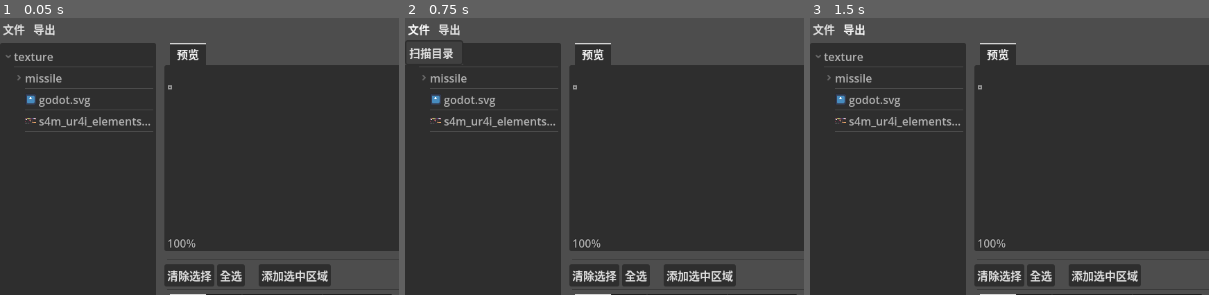
Above: before the commit, frames 1-3 (left to right).
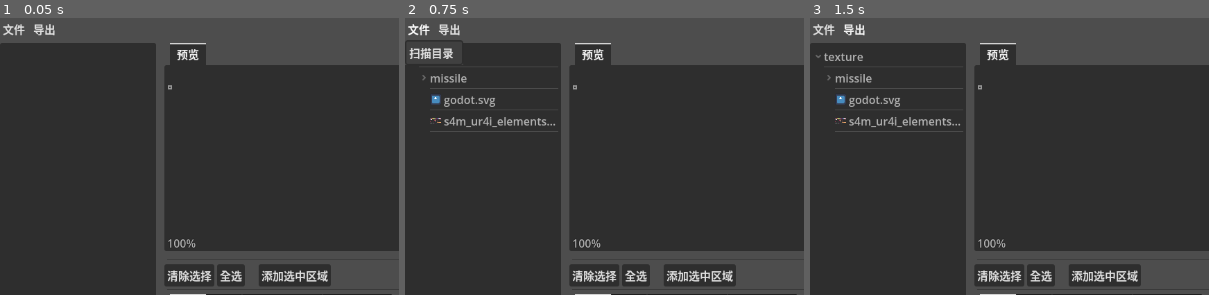
Above: after the commit, the same moments.

Repository: LaoDie1/godot-sprite-sheet
Game: Godot game, scene res://src/main/scene/generate_sprite_sheet.tscn
The game is run twice, just before and just after one commit, with the same random seed, the same clock (stepped at 60 frames per second) and the same inputs.
Inputs:
- Up to frame 1 (0.05 s): no input
- Up to frame 2 (0.75 s): click "文件" at 0.5 s
- Up to frame 3 (1.5 s): click "导出" at 1.25 s
The pictures show only the part of the screen within x 0-50%, y 0-50%; the shares and areas given below are measured in that part.

The runs differ from the first frame. In frame 1, 1.3% of the frame differs, in the area x 1-39%, y 12-42%; in frame 2, nothing differs; in frame 3, nothing differs.

Commit message:
增加配置缓存相关代码 修复加载外部其他路径的图片时的错误 修复以流式合并图片时最大宽度禁用BUG 其他一些更新

Diff:
--- a/src/main/scene/component/file_tree/file_tree.gd
+++ b/src/main/scene/component/file_tree/file_tree.gd
@@ -19,6 +19,11 @@
 signal dragged(data_list: Array[Dictionary])
 
 
+enum ConfKey {
+	SCAN_DIR_KEY
+}
+
+
 enum PathType {
 	DIRECTORY,
 	FILE,
@@ -35,6 +40,10 @@
 #============================================================
 #  SetGet
 #============================================================
+func _get_config_data() -> Dictionary:
+	var cache_data = GenerateSpriteSheetUtil.get_cache_data()
+	return GenerateSpriteSheetUtil.get_dict_or_add(cache_data, "file_tree")
+
 ## 获取所有选中的 item
 func get_selected_items() -> Array[TreeItem]:
 	var all_items : Array[TreeItem] = []
@@ -43,6 +52,16 @@
 		all_items.append(selected_item)
 		selected_item = tree.get_next_selected(selected_item)
 	return all_items
+
+
+#============================================================
+#  内置
+#============================================================
+func _ready():
+	var dir = _get_config_data().get(ConfKey.SCAN_DIR_KEY, "")
+	if dir and DirAccess.dir_exists_absolute(dir):
+		update_tree(dir, GenerateSpriteSheetUtil.get_texture_filter())
+
 
 
 #============================================================
@@ -80,6 +99,8 @@
 
 ## 更新整个文件目录
 func update_tree(directory: String, filter: Callable = Callable()):
+	_get_config_data()[ConfKey.SCAN_DIR_KEY] = directory
+
 	_last_filter = filter
 	directory = directory.trim_suffix("/")
 
@@ -100,13 +121,13 @@
 		var data : Dictionary = item.get_metadata(0) as Dictionary
 		var path_type : int = data.path_type
 		var path : String = data.path
-		match data.path_type:
-			PathType.FILE:
-				if FileAccess.file_exists(path):
-					pass
-			PathType.DIRECTORY:
-				if DirAccess.dir_exists_absolute(path):
-					pass
+#		match data.path_type:
+#			PathType.FILE:
+#				if FileAccess.file_exists(path):
+#					pass
+#			PathType.DIRECTORY:
+#				if DirAccess.dir_exists_absolute(path):
+#					pass
 
 		self.selected.emit(path_type, path)
 
@@ -131,7 +152,7 @@
 	for selected_item in all_items:
 		data_list.append(selected_item.get_metadata(0))
 
-	data_ref['type'] = "drag_file"
+	data_ref['type'] = GenerateSpriteSheetUtil.DragType.FileTree
 	data_ref.data = data_list
 	label.text = item.get_text(0)
 	set_drag_preview(label)
--- a/src/main/scene/component/generate_sprite_sheet_util.gd
+++ b/src/main/scene/component/generate_sprite_sheet_util.gd
@@ -11,6 +11,59 @@
 
 ## 默认格式
 const DEFAULT_FORMAT = Image.FORMAT_RGBA8
+
+const CONFIG_DIR = "res://.godot/generate_sprite_sheet"
+const CACHE_DATA_FILE_PATH = CONFIG_DIR + "/cache_data.gdata"
+
+const DragType = {
+	FileTree = "drag_file",
+}
+
+
+## 如果路径无效，则进行创建
+static func if_invalid_make_dir(dir: String) -> void:
+	if not DirAccess.dir_exists_absolute(dir):
+		DirAccess.make_dir_recursive_absolute(dir)
+
+
+## 获取meta数据
+static func get_meta_data(key: StringName, default):
+	if Engine.has_meta(key):
+		return Engine.get_meta(key)
+	else:
+		Engine.set_meta(key, default)
+	return default
+
+
+## 获取程序缓存数据
+static func get_cache_data() -> Dictionary:
+	var data = {}
+	if FileAccess.file_exists(CACHE_DATA_FILE_PATH):
+		var file = FileAccess.open(CACHE_DATA_FILE_PATH, FileAccess.READ)
+		data = file.get_var()
+
+	if data == null:
+		data = {}
+
+	const KEY = "GenerateSpriteSheetUtil_get_last_data"
+	return get_meta_data(KEY, data)
+
+
+## 保存缓存数据
+static func save_cache_data():
+	if_invalid_make_dir(CONFIG_DIR)
+	var file = FileAccess.open(CACHE_DATA_FILE_PATH, FileAccess.WRITE)
+	file.store_var(get_cache_data())
+	file = null
+
+
+## 获取字典中的字典类型的数据，如果没有则进行新增这个key的空字典值
+static func get_dict_or_add(data: Dictionary, key) -> Dictionary:
+	if data.has(key):
+		return data[key]
+	else:
+		data[key] = {}
+		return data[key]
 
 
 ## 扫描目录/文件方法
@@ -138,13 +191,14 @@
 
 ## 复制一个新的 Image，不会影响前的图片
 static func copy_image(image: Image) -> Image:
-	var new_image : Image = Image.create(image.get_width(), image.get_height(), image.has_mipmaps(), image.get_format() )
+	var new_image : Image = Image.create(image.get_width(), image.get_height(), image.has_mipmaps(), DEFAULT_FORMAT)
 	new_image.copy_from(image)
 	return new_image
 
 
 ## 替换颜色
 static func replace_color(texture: Texture2D, from: Color, to: Color, threshold: float):
+	Log.info([to])
 	var image = copy_image(texture.get_image())
 	var image_size = image.get_size()
 	var color : Color
@@ -193,3 +247,20 @@
 						new_image.set_pixelv(dir, outline_color)
 
 	return ImageTexture.create_from_image(new_image)
+
+
+## 获取过滤条件
+static func get_texture_filter() -> Callable:
+	const KEY = "GenerateSpriteSheetUtil_get_texture_filter"
+	return get_meta_data(KEY, func(file: String):
+		return file.get_extension() in ["png", "jpg", "svg"]
+	)
+
+
+## 加载图片
+static func load_image(path: String) -> Texture2D:
+	if path.begins_with("res:"):
+		return load(path)
+	else:
+		var image = Image.load_from_file(path)
+		return ImageTexture.create_from_image(image)
--- a/src/main/scene/component/pending/pending.gd
+++ b/src/main/scene/component/pending/pending.gd
@@ -55,6 +55,7 @@
 func get_selected_texture_list() -> Array[Texture2D]:
 	return Array(get_selected_data_list().map(func(data): return data['texture']), TYPE_OBJECT, "Texture2D", null)
 
+
 ## 获取选中的节点列表
 func get_selected_node_list() -> Array[ITEM_SCRIPT]:
 	var list : Array[ITEM_SCRIPT] = []
@@ -77,7 +78,7 @@
 func _can_drop_data(at_position, data):
 	return (data is Dictionary
 		and data.has("type")
-		and data['type'] == "drag_file"
+		and data['type'] == GenerateSpriteSheetUtil.DragType.FileTree
 	)
 
 
@@ -86,7 +87,7 @@
 	for d in data_list:
 		if d['path_type'] == GenerateSpriteSheet_FileTree.PathType.FILE:
 			add_data({
-				"texture": load(d.path),
+				"texture": GenerateSpriteSheetUtil.load_image(d.path),
 				"path": d.path,
 			})
 
--- a/src/main/scene/component/pending_handle/pending_handle.gd
+++ b/src/main/scene/component/pending_handle/pending_handle.gd
@@ -245,7 +245,6 @@
 
 		MergeMode.FLOW:
 			node_map[height] =  false
-			node_map[width] =  false
 			node_map[max_column] = false
 
 	# 修改是否可编辑状态
--- a/src/main/scene/component/split_handle/split_handle.gd
+++ b/src/main/scene/component/split_handle/split_handle.gd
@@ -16,6 +16,8 @@
 @onready var split_height = %split_height
 @onready var split_column = %split_column
 @onready var split_row = %split_row
+@onready var separactor_width = %separactor_width
+@onready var separactor_height = %separactor_height
 
 
 
--- a/src/main/scene/component/split_handle/split_handle.tscn
+++ b/src/main/scene/component/split_handle/split_handle.tscn
@@ -30,7 +30,7 @@
 text = "间隔宽度："
 horizontal_alignment = 2
 
-[node name="split_height2" type="SpinBox" parent="VBoxContainer/MarginContainer/HBoxContainer2"]
+[node name="separactor_width" type="SpinBox" parent="VBoxContainer/MarginContainer/HBoxContainer2"]
 unique_name_in_owner = true
 layout_mode = 2
 value = 16.0
@@ -44,7 +44,7 @@
 text = "间隔高度："
 horizontal_alignment = 2
 
-[node name="split_height3" type="SpinBox" parent="VBoxContainer/MarginContainer/HBoxContainer2"]
+[node name="separactor_height" type="SpinBox" parent="VBoxContainer/MarginContainer/HBoxContainer2"]
 unique_name_in_owner = true
 layout_mode = 2
 value = 16.0
--- a/src/main/scene/generate_sprite_sheet.gd
+++ b/src/main/scene/generate_sprite_sheet.gd
@@ -11,9 +11,6 @@
 
 
 const MAIN_NODE_META_KEY = &"GenerateSpriteSheetMain_main_node"
-
-var TEXTURE_FILTER = func(file: String):
-	return file.get_extension() in ["png", "jpg", "svg"]
 
 
 # 菜单列表
@@ -39,6 +36,10 @@
 #============================================================
 #  内置
 #============================================================
+func _init():
+	pass
+
+
 func _ready():
 	# 初始化菜单
 	menu_list.init_menu({
@@ -46,10 +47,6 @@
 		"导出": ["导出所有待处理图像"]
 	})
 
-	# 扫描加载文件列表
-	var path = "res://src/main/assets/texture/"
-	file_tree.update_tree(path, TEXTURE_FILTER)
-
 	# 边距
 	for child in handle_container.get_children():
 		if child is MarginContainer:
@@ -59,6 +56,18 @@
 	# 提示信息
 	Engine.set_meta(MAIN_NODE_META_KEY, self)
 	prompt_info_label.modulate.a = 0
+
+
+	await get_tree().create_timer(0.1).timeout
+	# 扫描加载文件列表(测试使用)
+	if file_tree._root == null:
+		var path = "res://src/main/assets/texture/"
+		file_tree.update_tree(path, GenerateSpriteSheetUtil.get_texture_filter())
+
+
+
+func _exit_tree():
+	GenerateSpriteSheetUtil.save_cache_data()
 
 
 #============================================================
@@ -119,10 +128,10 @@
 #============================================================
 #  连接信号
 #============================================================
-func _on_file_tree_selected(path_type, path):
+func _on_file_tree_selected(path_type, path: String):
 	preview_container.clear_texture()
 	if path_type == GenerateSpriteSheet_FileTree.PathType.FILE:
-		var res = load(path)
+		var res : Texture2D = GenerateSpriteSheetUtil.load_image(path)
 		if res is Texture2D:
 			preview_container.preview(res)
 
@@ -132,7 +141,7 @@
 	var data = item.get_metadata(0) as Dictionary
 	if data.path_type == GenerateSpriteSheet_FileTree.PathType.FILE:
 		var path = data.path
-		var texture = load(path)
+		var texture = GenerateSpriteSheetUtil.load_image(path)
 		item.set_icon(0, texture)
 		item.set_icon_max_width(0, 16)
 
@@ -183,7 +192,7 @@
 
 
 func _on_file_dialog_dir_selected(dir):
-	file_tree.update_tree(dir, TEXTURE_FILTER)
+	file_tree.update_tree(dir, GenerateSpriteSheetUtil.get_texture_filter())
 
 
 func _on_pending_item_double_clicked(data):
@@ -257,7 +266,7 @@
 	).else_show_message("没有选中的图像")
 
 
-func _on__rescale(texture_scale: Vector2i):
+func _on__rescale(texture_scale: Vector2):
 	if_has_texture_else_show_message(func():
 		# 缩放
 		var texture = preview_container.get_texture()
--- a/src/main/scene/generate_sprite_sheet.tscn
+++ b/src/main/scene/generate_sprite_sheet.tscn
@@ -214,7 +214,6 @@
 unique_name_in_owner = true
 layout_mode = 2
 size_flags_vertical = 3
-drag_to_rearrange_enabled = true
 
 [node name="切分" parent="VBoxContainer/HSplitContainer/MarginContainer/VBoxContainer2/VBoxContainer/VBoxContainer/VSplitContainer/VBoxContainer/handle_container" instance=ExtResource("5_4xu8y")]
 layout_mode = 2
Not shown: 5 places in src/main/scene/component/animation_panel/anim_items.tscn that only renumber resources
Not shown: 2 places in src/main/scene/component/animation_panel/animation_panel.tscn that only renumber resources
Not shown: 6 places in src/main/scene/component/preview_container/preview_container.tscn that only renumber resources
